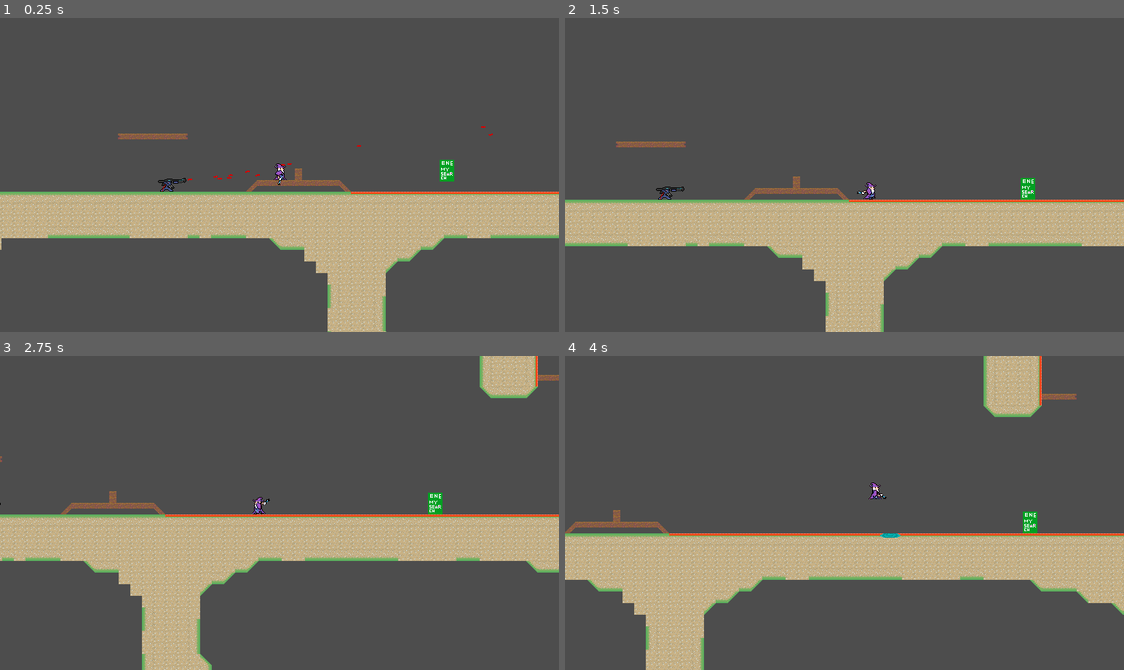
Above: before the commit, frames 1-4 (two rows, left to right).
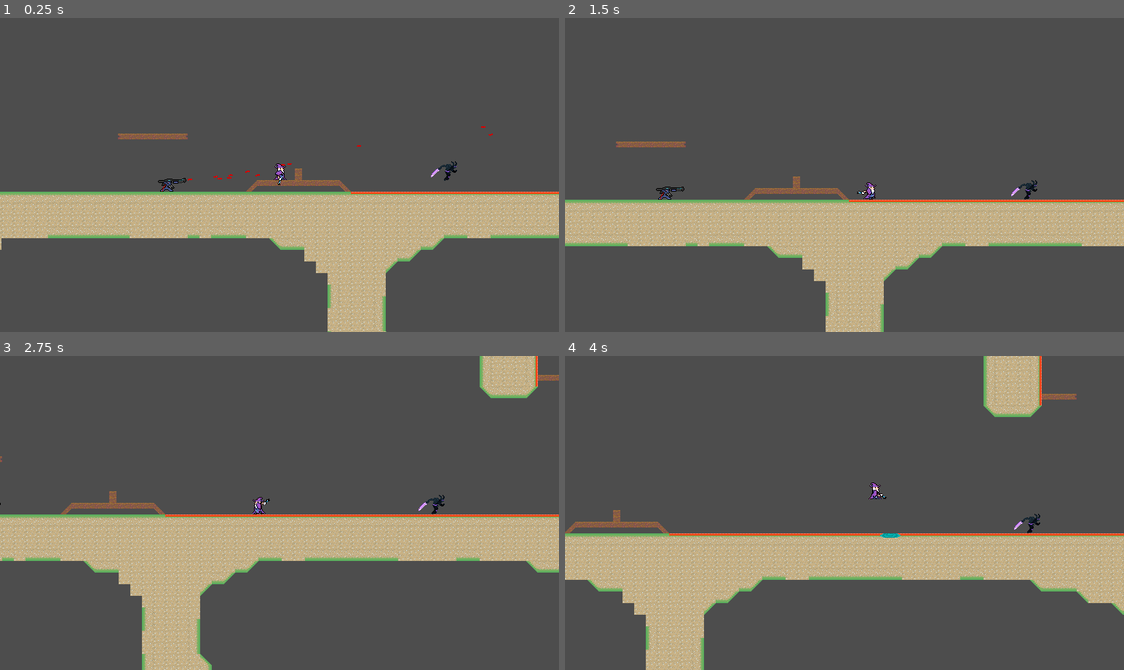
Above: after the commit, the same moments.

Repository: haruo-gabriel/portal2d
Game: Godot game, scene res://levels/test.tscn
The game is run twice, just before and just after one commit, with the same random seed, the same clock (stepped at 60 frames per second) and the same inputs. This scene is started directly instead of the project's main scene.
Inputs (mouse positions are in pixels of both pictures, inside the frame that each line leads up to):
- Up to frame 1 (0.25 s): no input
- Up to frame 2 (1.5 s): move the mouse to (967, 159) at 0.52 s; hold Shift (crouch) 0.53-1.28 s; hold D (move_right) from 0.53 s (still down); tap Space (jump) at 0.77 s; move the mouse to (732, 190) at 1.27 s; click (732, 190) at 1.35 s
- Up to frame 3 (2.75 s): tap Space (jump) at 1.52 s; move the mouse to (335, 443) at 2.02 s; release D (move_right) at 2.03 s; hold A (move_left) from 2.03 s (still down); right-click (335, 443) at 2.1 s
- Up to frame 4 (4 s): move the mouse to (816, 575) at 2.77 s; release A (move_left) at 2.78 s; hold D (move_right) from 2.78 s (still down); tap Shift (crouch) at 2.85 s; tap Space (jump) at 3.02, 3.77 s; move the mouse to (1012, 560) at 3.52 s; click (1012, 560) at 3.6 s

The runs differ from the first frame. In frame 1, 0.2% of the frame differs, in the area x 77-82%, y 45-53%; in frame 2, 0.2%; in frame 3, 0.2%; in frame 4, 0.2%.

Commit message:
Adding some animations
We'll probably change it

Diff:
--- a/godot project/characters/common/finite_state_machine/state_machine.gd
+++ b/godot project/characters/common/finite_state_machine/state_machine.gd
@@ -49,16 +49,21 @@
 		state.entity = entity
 		state.start()
 
-	current_state = initial_state
-	initial_state.enter()
+func _process(delta: float) -> void:
 
-func _process(delta: float) -> void:
+	if current_state == null:
+		current_state = initial_state
+		initial_state.enter()
 
 	if current_state != null:
 		current_state.update(delta)
 
 func _physics_process(delta: float) -> void:
 
+	if current_state == null:
+		current_state = initial_state
+		initial_state.enter()
+
 	if current_state != null:
 		current_state.physics_update(delta)
 
--- a/godot project/characters/moving_enemy/moving_enemy.tscn
+++ b/godot project/characters/moving_enemy/moving_enemy.tscn
@@ -1,80 +1,100 @@
-[gd_scene load_steps=15 format=3 uid="uid://byybmlwajwfcr"]
+[gd_scene load_steps=14 format=3 uid="uid://byybmlwajwfcr"]
 
 [ext_resource type="Script" path="res://characters/moving_enemy/scripts/moving_enemy.gd" id="1_m57l0"]
-[ext_resource type="Texture2D" uid="uid://cd5oo3qhyimel" path="res://characters/moving_enemy/sprites/chase.png" id="2_q3wfa"]
+[ext_resource type="Texture2D" uid="uid://cgo8xf01k4asg" path="res://characters/moving_enemy/sprites/NightBorne/NightBorne.png" id="2_ebw13"]
 [ext_resource type="Script" path="res://characters/moving_enemy/scripts/states/state_machine.gd" id="3_0kfwn"]
-[ext_resource type="Texture2D" uid="uid://mjydm261ct8y" path="res://characters/moving_enemy/sprites/searching.png" id="3_5a60u"]
 [ext_resource type="Script" path="res://characters/moving_enemy/scripts/states/searching.gd" id="4_8dwqt"]
-[ext_resource type="Texture2D" uid="uid://bn33lbblvo3vc" path="res://characters/moving_enemy/sprites/attack.png" id="4_aa8od"]
 [ext_resource type="Script" path="res://characters/moving_enemy/scripts/states/chasing.gd" id="5_l61f2"]
 [ext_resource type="Script" path="res://characters/moving_enemy/scripts/attacking.gd" id="6_fgdwi"]
 
 [sub_resource type="Animation" id="Animation_8ja54"]
 resource_name = "attack"
-length = 0.3
+length = 1.2
 tracks/0/type = "value"
 tracks/0/imported = false
 tracks/0/enabled = true
-tracks/0/path = NodePath("Sprite2D:texture")
+tracks/0/path = NodePath("Sprite2D:frame")
+tracks/0/interp = 1
+tracks/0/loop_wrap = true
+tracks/0/keys = {
+"times": PackedFloat32Array(0, 0.1, 0.2, 0.3, 0.4, 0.5, 0.6, 0.7, 0.8, 0.9, 1, 1.1),
+"transitions": PackedFloat32Array(1, 1, 1, 1, 1, 1, 1, 1, 1, 1, 1, 1),
+"update": 1,
+"values": [46, 47, 48, 49, 50, 51, 52, 53, 54, 55, 56, 57]
+}
+
+[sub_resource type="Animation" id="Animation_e3tac"]
+resource_name = "chase"
+length = 0.3
+loop_mode = 1
+step = 0.05
+tracks/0/type = "value"
+tracks/0/imported = false
+tracks/0/enabled = true
+tracks/0/path = NodePath("Sprite2D:frame")
+tracks/0/interp = 1
+tracks/0/loop_wrap = true
+tracks/0/keys = {
+"times": PackedFloat32Array(0, 0.05, 0.1, 0.15, 0.2, 0.25),
+"transitions": PackedFloat32Array(1, 1, 1, 1, 1, 1),
+"update": 1,
+"values": [23, 24, 25, 26, 27, 28]
+}
+
+[sub_resource type="Animation" id="Animation_w7gkq"]
+resource_name = "search"
+length = 0.6
+loop_mode = 1
+tracks/0/type = "value"
+tracks/0/imported = false
+tracks/0/enabled = true
+tracks/0/path = NodePath("Sprite2D:frame")
+tracks/0/interp = 1
+tracks/0/loop_wrap = true
+tracks/0/keys = {
+"times": PackedFloat32Array(0, 0.1, 0.2, 0.3, 0.4, 0.5),
+"transitions": PackedFloat32Array(1, 1, 1, 1, 1, 1),
+"update": 1,
+"values": [23, 24, 25, 26, 27, 28]
+}
+
+[sub_resource type="Animation" id="Animation_p2syn"]
+length = 0.001
+tracks/0/type = "value"
+tracks/0/imported = false
+tracks/0/enabled = true
+tracks/0/path = NodePath("Sprite2D:frame")
 tracks/0/interp = 1
 tracks/0/loop_wrap = true
 tracks/0/keys = {
 "times": PackedFloat32Array(0),
 "transitions": PackedFloat32Array(1),
 "update": 1,
-"values": [ExtResource("4_aa8od")]
-}
-
-[sub_resource type="Animation" id="Animation_e3tac"]
-resource_name = "chase"
-length = 0.3
-tracks/0/type = "value"
-tracks/0/imported = false
-tracks/0/enabled = true
-tracks/0/path = NodePath("Sprite2D:texture")
-tracks/0/interp = 1
-tracks/0/loop_wrap = true
-tracks/0/keys = {
-"times": PackedFloat32Array(0),
-"transitions": PackedFloat32Array(1),
-"update": 1,
-"values": [ExtResource("2_q3wfa")]
-}
-
-[sub_resource type="Animation" id="Animation_w7gkq"]
-resource_name = "search"
-length = 0.3
-tracks/0/type = "value"
-tracks/0/imported = false
-tracks/0/enabled = true
-tracks/0/path = NodePath("Sprite2D:texture")
-tracks/0/interp = 1
-tracks/0/loop_wrap = true
-tracks/0/keys = {
-"times": PackedFloat32Array(0),
-"transitions": PackedFloat32Array(1),
-"update": 1,
-"values": [ExtResource("3_5a60u")]
+"values": [0]
 }
 
 [sub_resource type="AnimationLibrary" id="AnimationLibrary_xvkrf"]
 _data = {
+"RESET": SubResource("Animation_p2syn"),
 "attack": SubResource("Animation_8ja54"),
 "chase": SubResource("Animation_e3tac"),
 "search": SubResource("Animation_w7gkq")
 }
 
 [sub_resource type="RectangleShape2D" id="RectangleShape2D_uch4w"]
-size = Vector2(20, 30)
+size = Vector2(20, 36)
 
 [sub_resource type="RectangleShape2D" id="RectangleShape2D_23l4l"]
-size = Vector2(24, 50)
+size = Vector2(27, 48)
 
 [node name="MovingEnemy" type="CharacterBody2D"]
 script = ExtResource("1_m57l0")
 
 [node name="Sprite2D" type="Sprite2D" parent="."]
-texture = ExtResource("3_5a60u")
+position = Vector2(2.08165e-12, -10)
+texture = ExtResource("2_ebw13")
+hframes = 23
+vframes = 5
 
 [node name="AnimationPlayer" type="AnimationPlayer" parent="."]
 libraries = {
@@ -82,13 +102,14 @@
 }
 
 [node name="CollisionShape2D" type="CollisionShape2D" parent="."]
+position = Vector2(0, -4)
 shape = SubResource("RectangleShape2D_uch4w")
 
 [node name="AttackArea" type="Area2D" parent="."]
 monitoring = false
 
 [node name="CollisionShape2D" type="CollisionShape2D" parent="AttackArea"]
-position = Vector2(22, 0)
+position = Vector2(23.5, -5)
 shape = SubResource("RectangleShape2D_23l4l")
 
 [node name="FloorCaster" type="RayCast2D" parent="."]
--- a/godot project/characters/moving_enemy/scripts/attacking.gd
+++ b/godot project/characters/moving_enemy/scripts/attacking.gd
@@ -1,9 +1,9 @@
 
 extends MovingEnemyState
 
-const ATTACK_DELAY: int = 10
-const ATTACK_DURATION: int = 30
-const POST_ATTACK_DELAY: int = 60
+const ATTACK_DELAY: int = 12
+const ATTACK_DURATION: int = 20
+const POST_ATTACK_DELAY: int = 10
 
 const REACH: int = 50
 
@@ -19,6 +19,7 @@
 	post_attack_delay = POST_ATTACK_DELAY
 
 	enemy.animation.play("attack")
+	enemy.animation.seek(.7, true)
 
 	enemy.velocity.x = sign(enemy.velocity.x)
 
@@ -47,4 +48,4 @@
 	if not body.is_in_group("MovingEnemyTarget"):
 		return
 
-	body.health.take_damage(100)
+	body.health.take_damage(enemy.damage)
--- a/godot project/characters/moving_enemy/scripts/moving_enemy.gd
+++ b/godot project/characters/moving_enemy/scripts/moving_enemy.gd
@@ -3,6 +3,7 @@
 extends CharacterBody2D
 
 @export var can_fall: bool = false
+@export var damage: float = 1000
 
 @onready var can_see_floor: RayCast2D = $FloorCaster
 
--- a/godot project/characters/moving_enemy/scripts/states/chasing.gd
+++ b/godot project/characters/moving_enemy/scripts/states/chasing.gd
@@ -29,11 +29,12 @@
 
 func physics_update(delta: float) -> void:
 
-	basic_action(delta)
 
 	if can_see(enemy.attack_caster):
 		transitioned.emit(self, "attacking")
 		return
+
+	basic_action(delta)
 
 	if can_see(enemy.player_caster):
 		last_seen = LAST_SEEN_TIME
--- a/godot project/characters/moving_enemy/scripts/states/searching.gd
+++ b/godot project/characters/moving_enemy/scripts/states/searching.gd
@@ -38,6 +38,8 @@
 
 func physics_update(delta: float) -> void:
 
+	enemy.animation.play("search")
+
 	if enemy.velocity:
 		enemy.velocity = enemy.velocity.normalized() * SEARCH_SPEED
 	else:
--- a/godot project/levels/level_2/level_scene.tscn
+++ b/godot project/levels/level_2/level_scene.tscn
@@ -16,8 +16,9 @@
 script = ExtResource("1_8mwy2")
 
 [node name="Player" parent="." node_paths=PackedStringArray("tile_map") instance=ExtResource("2_trbgv")]
-position = Vector2(0, 0)
+position = Vector2(1378, -218)
 tile_map = NodePath("../TileMap")
+metadata/_edit_group_ = true
 
 [node name="FollowCam" type="Camera2D" parent="Player" node_paths=PackedStringArray("tile_map")]
 position_smoothing_enabled = true
Binary file added: godot project/characters/moving_enemy/sprites/NightBorne/NightBorne.png
Not shown, added: godot project/characters/moving_enemy/sprites/NightBorne/NightBorne.png.import
Binary file added: godot project/characters/moving_enemy/sprites/NightBorne/NightBorne_attack.gif
Binary file added: godot project/characters/moving_enemy/sprites/NightBorne/NightBorne_death..gif
Binary file added: godot project/characters/moving_enemy/sprites/NightBorne/NightBorne_hurt.gif
Binary file added: godot project/characters/moving_enemy/sprites/NightBorne/NightBorne_idle.gif
Binary file added: godot project/characters/moving_enemy/sprites/NightBorne/NightBorne_run.gif
Not shown, changed: .DS_Store
Not shown, changed: godot project/.DS_Store
Not shown, changed: godot project/characters/.DS_Store
Not shown, added: godot project/characters/moving_enemy/.DS_Store
Not shown, added: godot project/characters/moving_enemy/sprites/.DS_Store
(and 2 more such lines)
